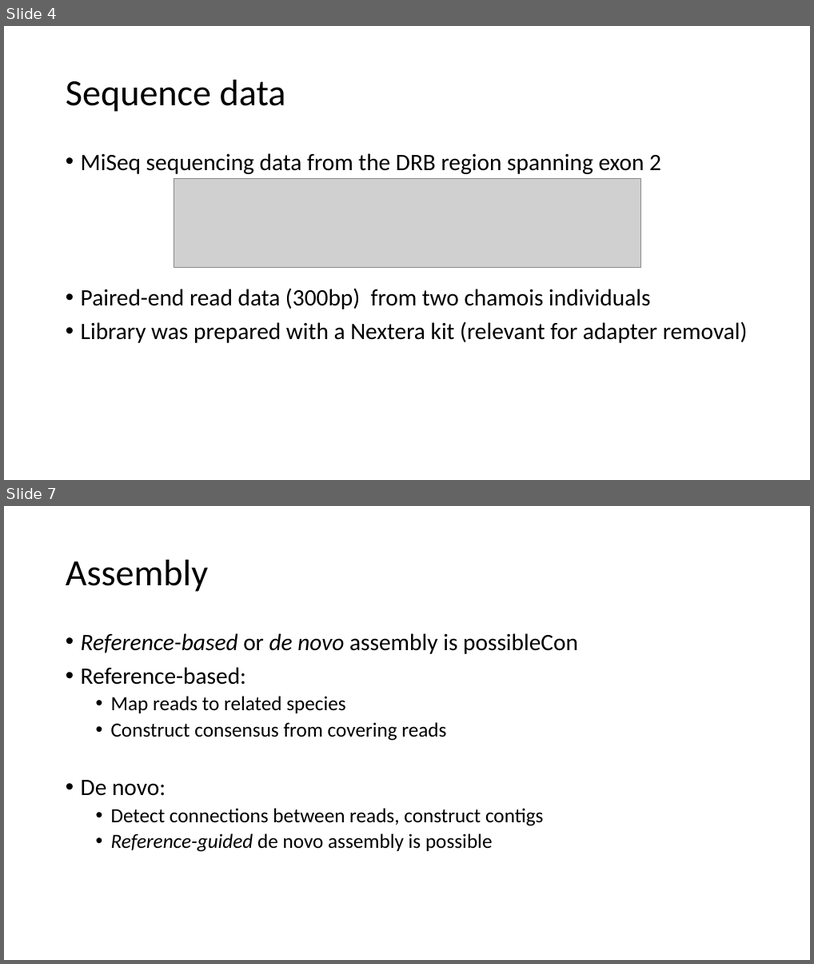
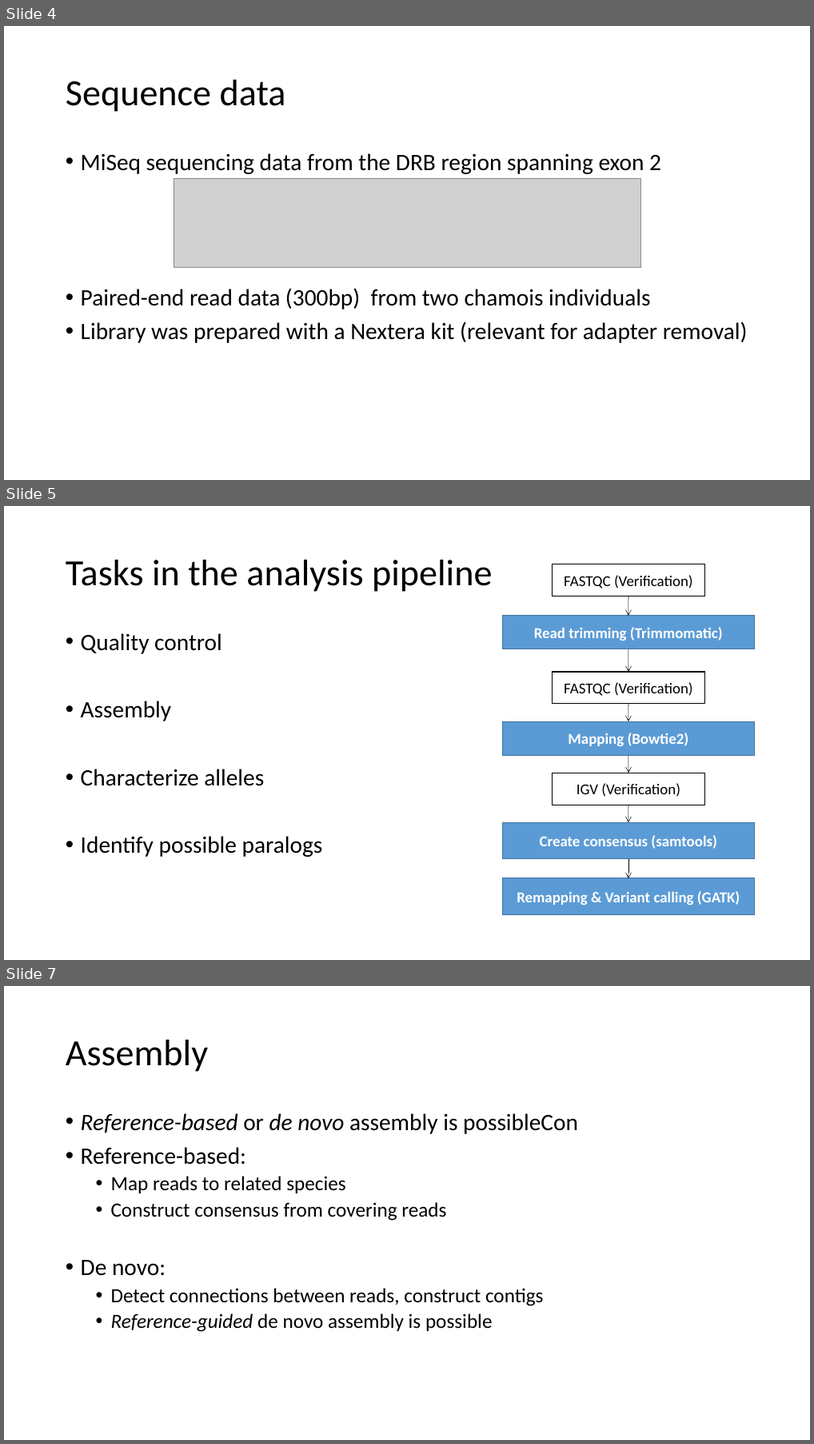
Before and after one commit to cybriden/Exercise3, a slide deck: Präsi.pptx. Shown one above the other, each under a label of ours: slides 4 and 7 before the commit, slides 4, 5 and 7 after it; the slides between them are not shown. The pictures are 814x964 and 814x1444 pixels, drawn with LibreOffice and Linux fonts; fonts in the diff are those of the drawing; grey boxes stand for pictures. Boxes give left, top, right and bottom in pixels: in the first picture for what was removed or moved away, otherwise in the second. Text is boxed around its words. In the diff, an @@ line names an element or a change of style, - is before the commit and + after.

```diff
--- a/Präsi.pptx
+++ b/Präsi.pptx
@@ slide 5 added at [4,506,810,960], background #FFFFFF @@
@@ title added at [66,560,492,592], 44 pt, text #000000 @@
+Tasks in the analysis pipeline
@@ rectangle added at [553,564,705,596], fill #FFFFFF, outline #000000 1 pt, 18 pt, text #000000 @@
+FASTQC (Verification)
@@ arrow added from (629, 596) to (629, 616), #000000 0.5 pt @@
@@ rectangle added at [502,616,754,649], fill #5B9BD5, outline #43739E 1 pt, 18 pt, text #FFFFFF, bold @@
+Read trimming (Trimmomatic)
@@ text added at [81,633,323,856], 28 pt, text #000000 @@
+• Quality control
+• Assembly
+• Characterize alleles
+• Identify possible paralogs
@@ arrow added from (629, 649) to (629, 672), #000000 0.5 pt @@
@@ rectangle added at [553,672,705,704], fill #FFFFFF, outline #000000 1 pt, 18 pt, text #000000 @@
+FASTQC (Verification)
@@ rectangle added at [502,721,754,756], fill #5B9BD5, outline #43739E 1 pt, 18 pt, text #FFFFFF, bold @@
+Mapping (Bowtie2)
@@ arrow added from (629, 704) to (629, 721), #000000 0.5 pt @@
@@ arrow added from (629, 755) to (629, 772), #000000 0.5 pt @@
@@ rectangle added at [553,772,705,805], fill #FFFFFF, outline #000000 1 pt, 18 pt, text #000000 @@
+IGV (Verification)
@@ arrow added from (629, 804) to (629, 822), #000000 0.5 pt @@
@@ rectangle added at [502,822,754,859], fill #5B9BD5, outline #43739E 1 pt, 18 pt, text #FFFFFF, bold @@
+Create consensus (samtools)
@@ arrow added from (629, 859) to (629, 878), #000000 0.5 pt @@
@@ rectangle added at [502,878,754,915], fill #5B9BD5, outline #43739E 1 pt, 18 pt, text #FFFFFF, bold @@
+Remapping & Variant calling (GATK)
```
Also in this commit, not shown: 2 slides changed, 9 other slides added, 2 slides removed, 7 other files.
